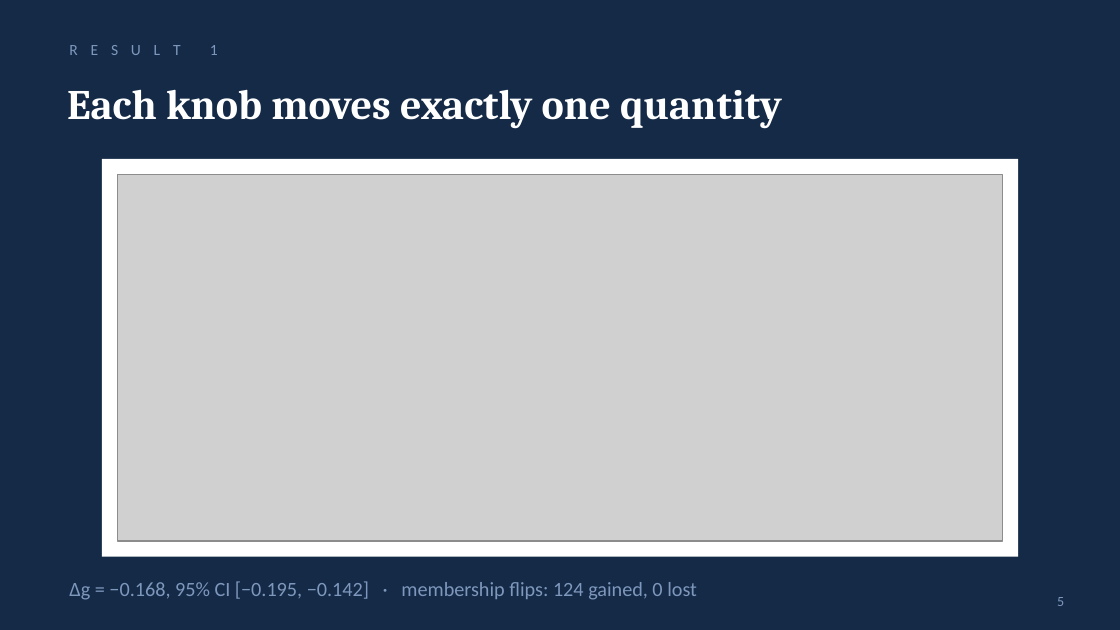
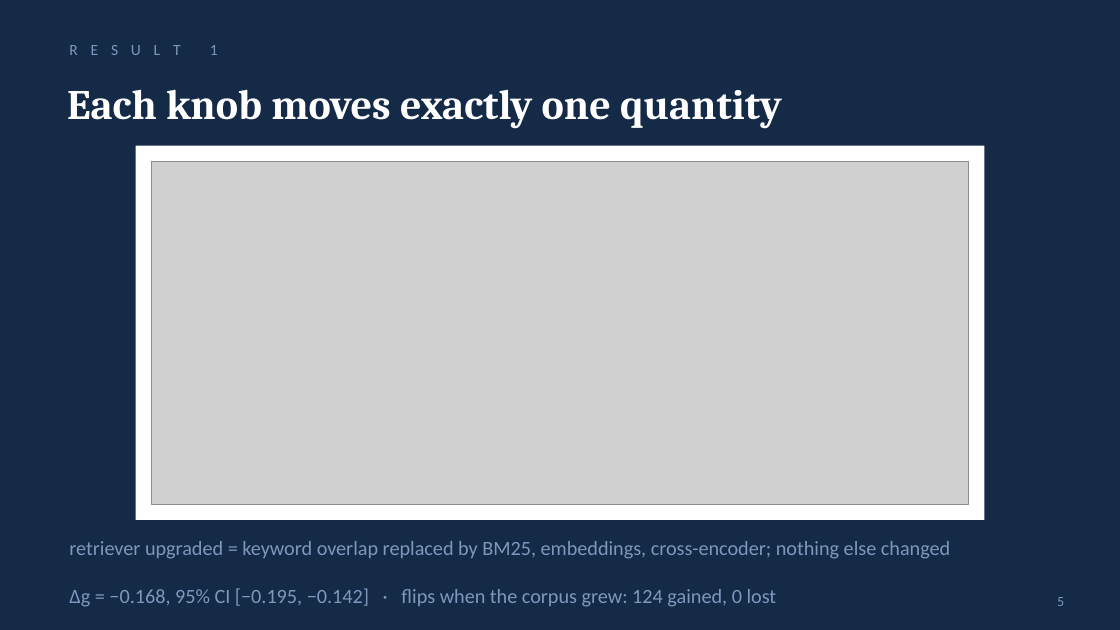
Before and after one commit to shecode-hue/knowing-where-not-to-look, a slide deck: slide 5 of presentation/knowing_where_not_to_look.pptx. Drawn at 1120x630 pixels with LibreOffice and Linux fonts; fonts in the diff are those of the drawing; grey boxes stand for pictures. Boxes give left, top, right and bottom in pixels: in the first picture for what was removed or moved away, otherwise in the second. Text is boxed around its words. In the diff, an @@ line names an element or a change of style, - is before the commit and + after.

Commit message:
Make Results 1 to 3 concrete: name the manipulation, define the sample
The dissociation plate's bar labels now read 'retriever upgraded, same
5-page corpus, n = 2,706' and 'corpus 5 to 50 pages, same retriever,
n = 738'; a definition line under the figure spells out what upgraded
means. The depth slide states its sample and comparison. Result 3 is
retitled 'Corpus coverage is guessable in advance', gains a method line
and a probe-features column per source. Two residual lint flags are
false positives, proven against the shipping Calibri metrics.

```diff
--- a/presentation/knowing_where_not_to_look.pptx
+++ b/presentation/knowing_where_not_to_look.pptx
@@ rectangle resized from (x1=102, y1=159, x2=1018, y2=557) to (x1=136, y1=146, x2=984, y2=520) @@
@@ picture resized from (x1=118, y1=175, x2=1002, y2=541) to (x1=151, y1=161, x2=969, y2=504) @@
@@ text added at (x1=69, y1=541, x2=950, y2=559), 13 pt, text #7E97BC @@
+retriever upgraded = keyword overlap replaced by BM25, embeddings, cross-encoder; nothing else changed
@@ text at (x1=69, y1=588, x2=777, y2=607): text changed @@
-Δg = −0.168, 95% CI [−0.195, −0.142] · membership flips: 124 gained, 0 lost
+Δg = −0.168, 95% CI [−0.195, −0.142] · flips when the corpus grew: 124 gained, 0 lost
```
Also in this commit, not shown: 2 other slides changed, 2 other files.
